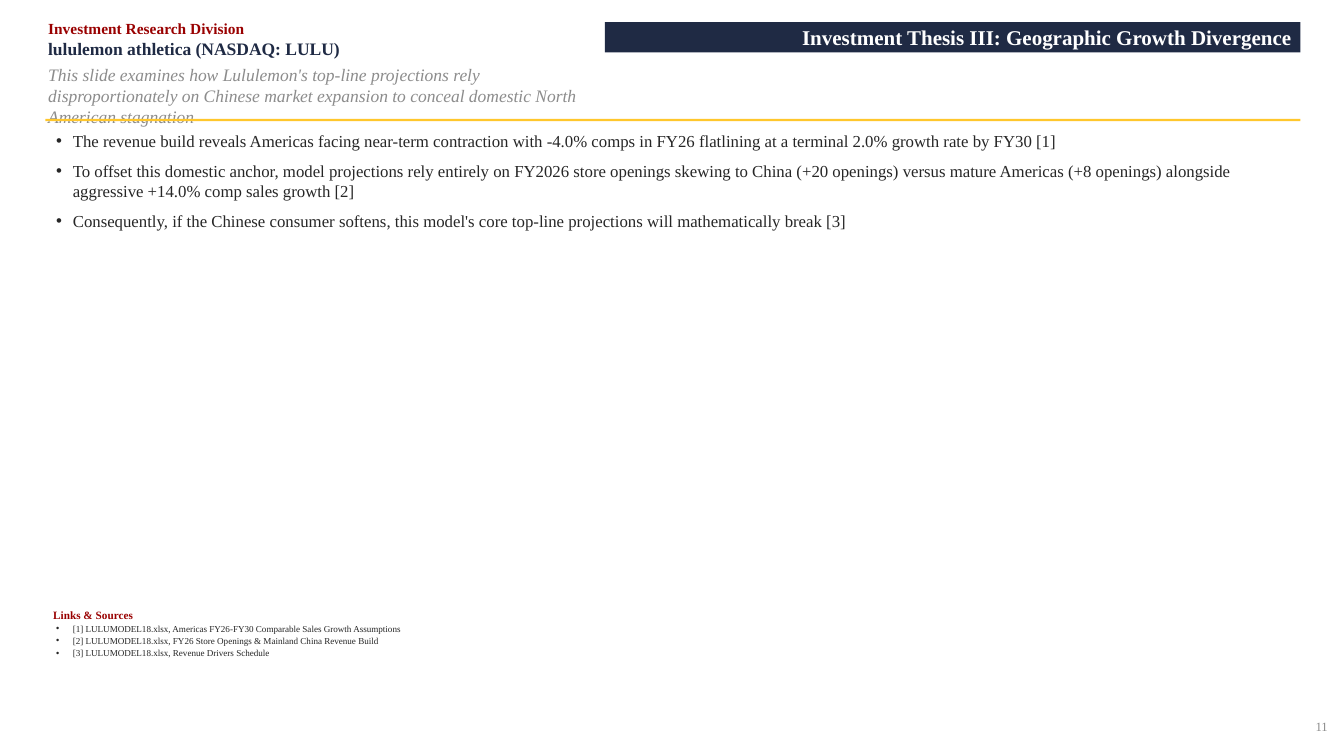
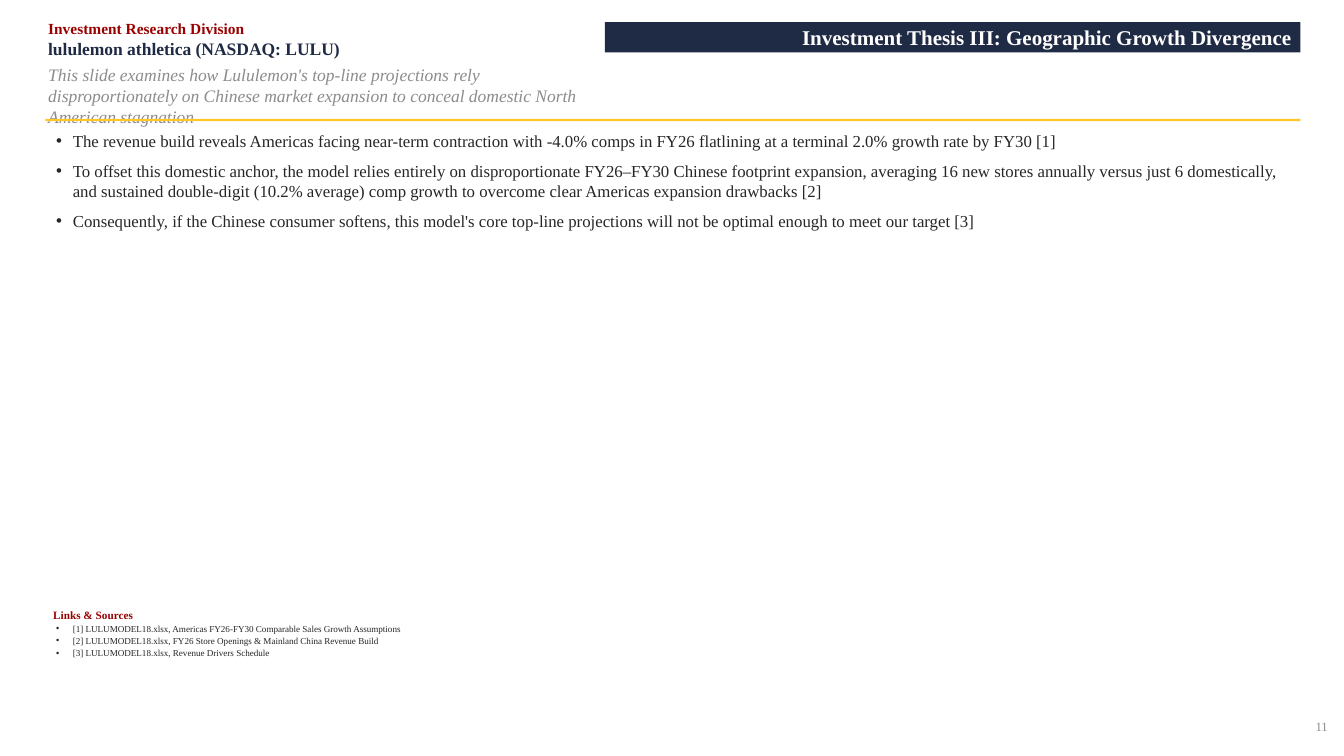
Before and after one commit to vengeanceaiUSC/RM, a slide deck: slide 11 of LULU/LULU_Investment_Pitch_Deck.pptx. Drawn at 1344x756 pixels with LibreOffice and Linux fonts; fonts in the diff are those of the drawing. Boxes give left, top, right and bottom in pixels: in the first picture for what was removed or moved away, otherwise in the second. Text is boxed around its words. In the diff, an @@ line names an element or a change of style, - is before the commit and + after.

```diff
--- a/LULU/LULU_Investment_Pitch_Deck.pptx
+++ b/LULU/LULU_Investment_Pitch_Deck.pptx
@@ text at box(73, 165, 1276, 231): text changed @@
-• To offset this domestic anchor, model projections rely entirely on FY2026 store openings skewing to China (+20 openings) versus mature Americas (+8 openings) alongside aggressive +14.0% comp sales growth [2]
-• Consequently, if the Chinese consumer softens, this model's core top-line projections will mathematically break [3]
+• To offset this domestic anchor, the model relies entirely on disproportionate FY26–FY30 Chinese footprint expansion, averaging 16 new stores annually versus just 6 domestically, and sustained double-digit (10.2% average) comp growth to overcome clear Americas expansion drawbacks [2]
+• Consequently, if the Chinese consumer softens, this model's core top-line projections will not be optimal enough to meet our target [3]
```
Also in this commit, not shown: 4 other slides changed, 2 other files.
